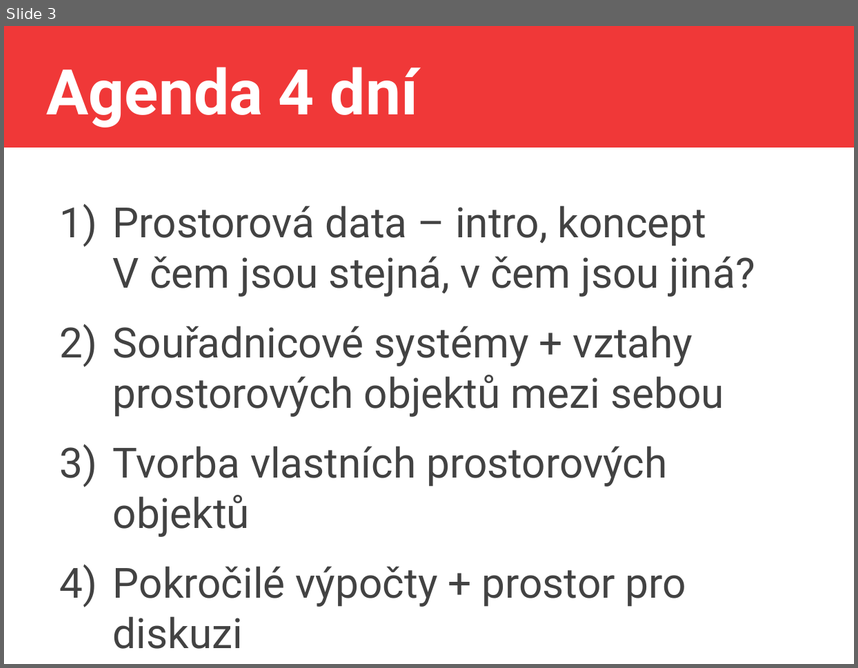
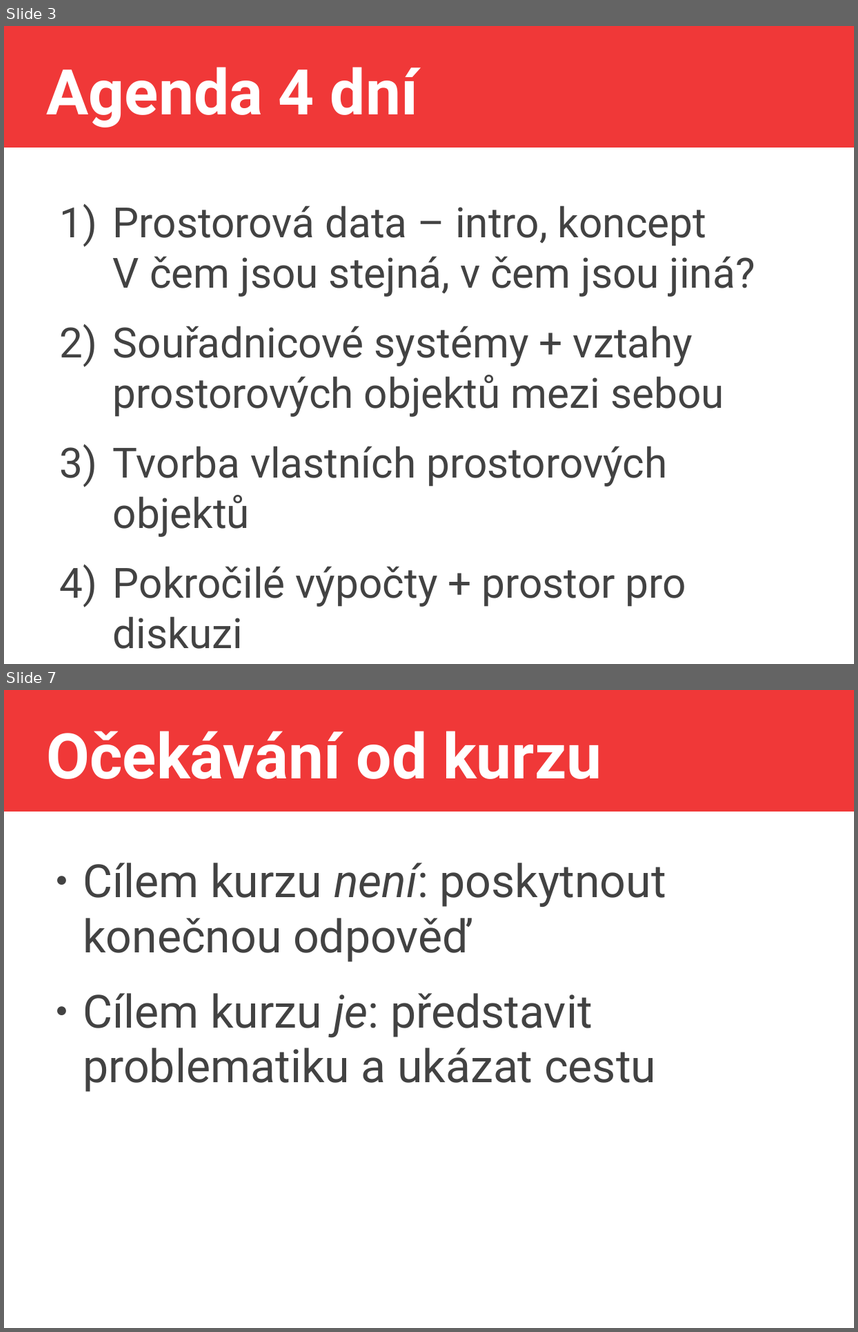
Before and after one commit to jlacko/4EK418, a slide deck: prez/0 - intro 4EK418.odp. Shown one above the other, each under a label of ours: slide 3 before the commit, slides 3 and 7 after it; the slides between them are not shown. The pictures are 858x668 and 858x1332 pixels, drawn with LibreOffice and Linux fonts; fonts in the diff are those of the drawing. Boxes give left, top, right and bottom in pixels: in the first picture for what was removed or moved away, otherwise in the second. Text is boxed around its words. In the diff, an @@ line names an element or a change of style, - is before the commit and + after.

```diff
--- a/prez/0 - intro 4EK418.odp
+++ b/prez/0 - intro 4EK418.odp
@@ slide 7 added at [4, 690, 854, 1328], background #FFFFFF; not listed: 1 template element that a slide beside it also shows @@
@@ title added at [46, 731, 602, 779], 58.7 pt, text #FFFFFF, bold @@
+Očekávání od kurzu
@@ text added at [83, 862, 666, 1092], 42.7 pt, text #424242 @@
+● Cílem kurzu není: poskytnout konečnou odpověď
+● Cílem kurzu je: představit problematiku a ukázat cestu
```
Also in this commit, not shown: 1 slide changed, 2 other slides added, 3 other files.
